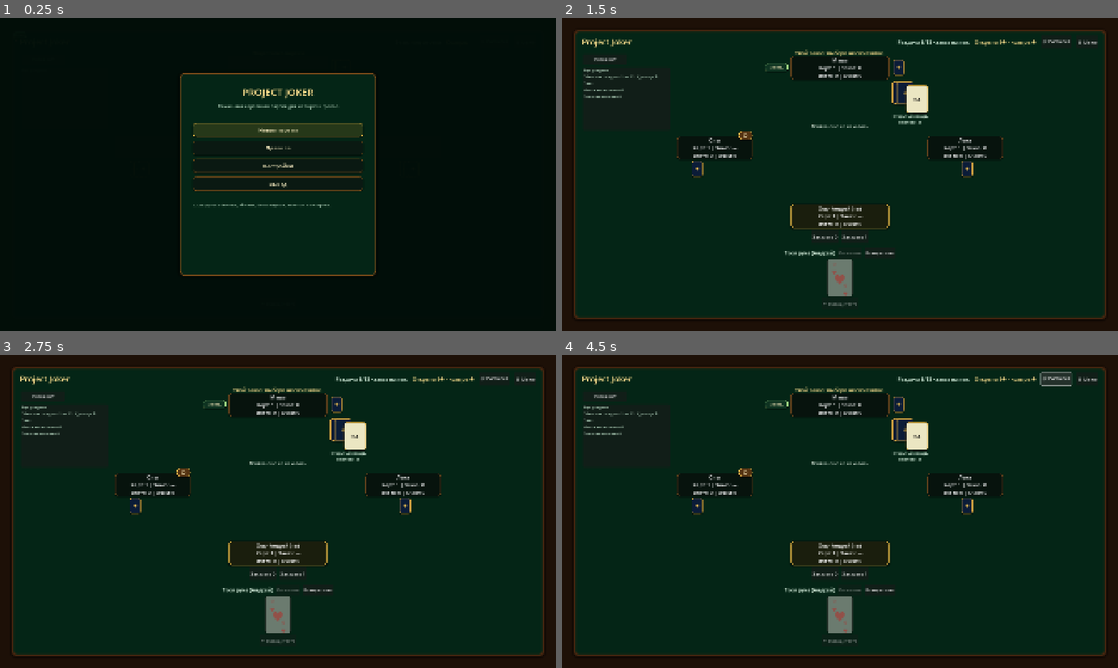
Above: before the commit, frames 1-4 (two rows, left to right).
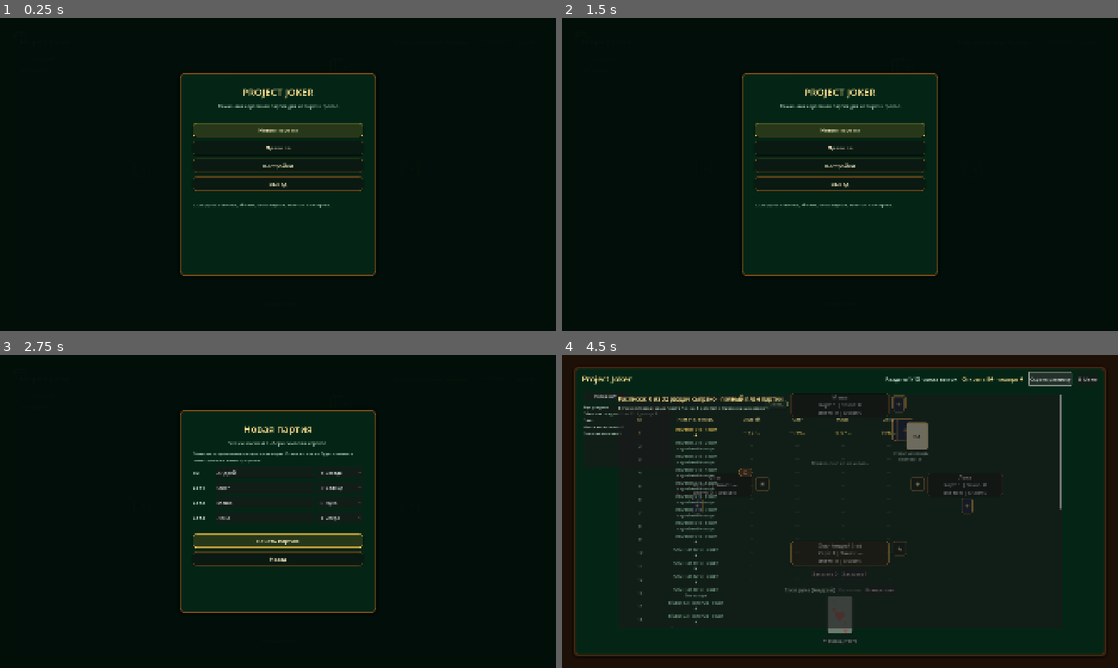
Above: after the commit, the same moments.

Repository: tv-bidosya/project-joker
Game: Godot game, scene res://Scenes/main.tscn
Same seed, same stepped clock (60 frames per second), same inputs: the game is played once before the commit and once after it.
Inputs (mouse positions are in pixels of both pictures, inside the frame that each line leads up to):
- Up to frame 1 (0.25 s): no input
- Up to frame 2 (1.5 s): click "Новая партия" at 0.5 s; click (840, 221) at 1.25 s, where only the run after the commit has a clickable "Назад"
- Up to frame 3 (2.75 s): click (278, 467) at 2 s, where only the run after the commit has a clickable "Новая партия"
- Up to frame 4 (4.5 s): click (840, 539) at 2.75 s, where only the run after the commit has a clickable "Начать партию"; click (1056, 380) at 3.5 s, where only the run before the commit has a clickable "📋 Расписка"; click "Скрыть расписку" (after the commit: "📋 Расписка") at 4.25 s

The runs differ from the first frame. In frame 2, 19% of the frame differs, in the area x 0-100%, y 0-100%; in frame 3, 18%; in frame 4, 5.4%.

Commit message:
feat: add player setup and reliable joker choices

Diff:
--- a/Scenes/main.tscn
+++ b/Scenes/main.tscn
@@ -137,19 +137,24 @@
 [node name="ActionLabel" type="Label" parent="Margin/TablePanel/TableContent"]
 unique_name_in_owner = true
 layout_mode = 1
-anchors_preset = 10
+anchors_preset = 12
 anchor_left = 0.5
+anchor_top = 1.0
 anchor_right = 0.5
-offset_left = -400.0
-offset_top = 60.0
-offset_right = 400.0
-offset_bottom = 82.0
-grow_horizontal = 2
+anchor_bottom = 1.0
+offset_left = -250.0
+offset_top = -296.0
+offset_right = 250.0
+offset_bottom = -270.0
+grow_horizontal = 2
+grow_vertical = 0
+mouse_filter = 2
 theme_override_colors/font_color = Color(0.97, 0.86, 0.55, 1)
-theme_override_font_sizes/font_size = 18
+theme_override_font_sizes/font_size = 15
 horizontal_alignment = 1
+vertical_alignment = 1
 text = "Подготовка партии"
-autowrap_mode = 2
+clip_text = true
 
 [node name="RoundHistoryToggleButton" type="Button" parent="Margin/TablePanel/TableContent"]
 unique_name_in_owner = true
@@ -280,6 +285,7 @@
 theme_override_constants/separation = 10
 
 [node name="HandTitle" type="Label" parent="Margin/TablePanel/TableContent/HandHeader"]
+unique_name_in_owner = true
 layout_mode = 2
 theme_override_colors/font_color = Color(0.85, 0.95, 0.88, 1)
 theme_override_font_sizes/font_size = 18
--- a/Scripts/core/GameManager.gd
+++ b/Scripts/core/GameManager.gd
@@ -38,6 +38,7 @@
 @onready var bid_controls: HBoxContainer = %BidControls
 @onready var joker_controls: GridContainer = %JokerControls
 @onready var hand_container: HBoxContainer = %HandContainer
+@onready var hand_title: Label = %HandTitle
 @onready var hand_sort_by_suit_button: Button = %HandSortBySuitButton
 @onready var hand_sort_trumps_left_button: Button = %HandSortTrumpsLeftButton
 @onready var undo_button: Button = %UndoButton
@@ -53,6 +54,8 @@
 var game := Game.new(PLAYER_NAMES)
 var player_labels: Array[Label] = []
 var player_panels: Array[PanelContainer] = []
+var avatar_badges: Array[PanelContainer] = []
+var avatar_labels: Array[Label] = []
 var trick_card_views: Array[CardView] = []
 var bot_card_back_holders: Array[Control] = []
 var deck_back_panels: Array[PanelContainer] = []
@@ -91,11 +94,16 @@
 var deck_trump_card_style: StyleBoxFlat
 var dealer_marker_style: StyleBoxFlat
 var lead_marker_style: StyleBoxFlat
+var avatar_badge_style: StyleBoxFlat
 var menu_overlay: Control
 var menu_panel: PanelContainer
 var menu_content: VBoxContainer
 var bot_speed_index := 1
 var is_pause_menu_open := false
+var configured_player_names: Array[String] = ["Андрей", "Олег", "Маша", "Лена"]
+var configured_avatar_indices: Array[int] = [0, 1, 2, 3]
+var new_game_name_inputs: Array[LineEdit] = []
+var new_game_avatar_selectors: Array[OptionButton] = []
 
 
 func _ready() -> void:
@@ -110,11 +118,15 @@
 	_run_round_history_checks()
 	_create_table_visual_styles()
 	_create_player_panels()
+	_create_player_avatar_badges()
 	_create_trick_slots()
 	_create_bot_card_backs()
 	_create_deck_visual()
 	_create_table_markers()
+	joker_controls.reparent(self)
 	_create_main_menu()
+	joker_controls.z_index = 80
+	joker_controls.mouse_filter = Control.MOUSE_FILTER_PASS
 	undo_button.pressed.connect(_on_undo_pressed)
 	score_sheet_toggle_button.pressed.connect(_on_score_sheet_toggle_pressed)
 	round_history_toggle_button.pressed.connect(_on_round_history_toggle_pressed)
@@ -139,6 +151,7 @@
 	deck_trump_card_style = _create_flat_style(Color(0.92, 0.9, 0.76, 1.0), Color(0.88, 0.68, 0.24, 1.0), 2, 8, 3)
 	dealer_marker_style = _create_flat_style(Color(0.33, 0.2, 0.07, 1.0), Color(0.96, 0.77, 0.31, 1.0), 2, 12, 3)
 	lead_marker_style = _create_flat_style(Color(0.055, 0.2, 0.13, 1.0), Color(0.64, 0.86, 0.52, 1.0), 1, 8, 2)
+	avatar_badge_style = _create_flat_style(Color(0.04, 0.1, 0.07, 1.0), Color(0.75, 0.58, 0.2, 1.0), 2, 6, 2)
 
 
 func _create_flat_style(
@@ -209,12 +222,85 @@
 	_clear_children(menu_content)
 	_add_menu_title("PROJECT JOKER", "Локальная карточная партия для четырёх игроков")
 	_add_menu_spacer(18.0)
-	_add_menu_button("Новая партия", _on_new_game_pressed, true)
+	_add_menu_button("Новая партия", _show_new_game_setup, true)
 	_add_menu_button("Правила", _show_rules_menu)
 	_add_menu_button("Настройки", _show_settings_menu)
 	_add_menu_button("Выход", _on_quit_pressed)
 	_add_menu_spacer(12.0)
 	_add_menu_label("32 раздачи: обычные, тёмные, бескозырные, золотые и мизерные.", 14, Color(0.72, 0.85, 0.76, 1.0))
+
+
+func _show_new_game_setup() -> void:
+	is_pause_menu_open = false
+	menu_overlay.visible = true
+	_clear_children(menu_content)
+	new_game_name_inputs.clear()
+	new_game_avatar_selectors.clear()
+	_add_menu_title("Новая партия", "Укажи имена и выбери символы игроков")
+	_add_menu_label("Символы — временные авторские аватары. Позже их можно будет заменить полноценными иллюстрациями.", 14, Color(0.72, 0.85, 0.76, 1.0))
+
+	for player_index in PLAYER_NAMES.size():
+		_add_new_game_player_row(player_index)
+
+	_add_menu_spacer(8.0)
+	_add_menu_button("Начать партию", _start_configured_new_game, true)
+	_add_menu_button("Назад", _build_main_menu_content)
+
+
+func _add_new_game_player_row(player_index: int) -> void:
+	var row := HBoxContainer.new()
+	row.add_theme_constant_override("separation", 10)
+	menu_content.add_child(row)
+
+	var role_label := Label.new()
+	role_label.text = "Ты" if player_index == HUMAN_PLAYER_INDEX else "Бот %d" % player_index
+	role_label.custom_minimum_size = Vector2(70.0, 38.0)
+	role_label.vertical_alignment = VERTICAL_ALIGNMENT_CENTER
+	role_label.add_theme_font_size_override("font_size", 16)
+	role_label.add_theme_color_override("font_color", Color(0.91, 0.96, 0.91, 1.0))
+	row.add_child(role_label)
+
+	var name_input := LineEdit.new()
+	name_input.text = configured_player_names[player_index]
+	name_input.placeholder_text = "Имя игрока"
+	name_input.max_length = 16
+	name_input.custom_minimum_size = Vector2(250.0, 38.0)
+	name_input.size_flags_horizontal = Control.SIZE_EXPAND_FILL
+	name_input.add_theme_font_size_override("font_size", 17)
+	row.add_child(name_input)
+	new_game_name_inputs.append(name_input)
+
+	var avatar_selector := OptionButton.new()
+	avatar_selector.custom_minimum_size = Vector2(156.0, 38.0)
+	avatar_selector.add_theme_font_size_override("font_size", 16)
+	for avatar_index in 4:
+		avatar_selector.add_item(_get_avatar_option_label(avatar_index))
+	avatar_selector.selected = configured_avatar_indices[player_index]
+	row.add_child(avatar_selector)
+	new_game_avatar_selectors.append(avatar_selector)
+
+
+func _start_configured_new_game() -> void:
+	for player_index in PLAYER_NAMES.size():
+		var selected_name: String = new_game_name_inputs[player_index].text.strip_edges()
+		configured_player_names[player_index] = selected_name if not selected_name.is_empty() else str(PLAYER_NAMES[player_index])
+		configured_avatar_indices[player_index] = new_game_avatar_selectors[player_index].selected
+
+	_on_new_game_pressed()
+
+
+func _get_avatar_option_label(avatar_index: int) -> String:
+	match avatar_index:
+		0:
+			return "★ Звезда"
+		1:
+			return "☀ Солнце"
+		2:
+			return "☾ Луна"
+		3:
+			return "✦ Искра"
+
+	return "• Символ"
 
 
 func _show_rules_menu() -> void:
@@ -417,7 +503,7 @@
 
 
 func _reset_game_session() -> void:
-	game = Game.new(PLAYER_NAMES)
+	game = Game.new(configured_player_names)
 	normal_round_index = 0
 	dark_round_index = -1
 	no_trump_round_index = -1
@@ -941,7 +1027,15 @@
 			game.trump_card.get_card_name(),
 			game.current_round.get_trump_name()
 		]
-	action_label.visible = game.current_round.state != Round.State.FINISHED
+	var should_show_action_label := (
+		game.current_round.state == Round.State.PLAYING
+		and pending_joker_card == null
+		and (
+			_get_current_player_index() == HUMAN_PLAYER_INDEX
+			or is_trick_presentation_active
+		)
+	)
+	action_label.visible = should_show_action_label
 	action_label.text = action_text
 	pause_menu_button.disabled = is_processing_automatic_actions
 
@@ -981,6 +1075,7 @@
 			]
 
 	_refresh_bot_card_backs()
+	_refresh_player_avatar_badges()
 	_refresh_table_markers()
 
 
@@ -989,6 +1084,59 @@
 		return active_human_player_panel_style if is_current else human_player_panel_style
 
 	return active_player_panel_style if is_current else player_panel_style
+
+
+func _get_player_avatar_symbol(player_index: int) -> String:
+	if player_index < 0 or player_index >= configured_avatar_indices.size():
+		return "•"
+
+	match configured_avatar_indices[player_index]:
+		0:
+			return "★"
+		1:
+			return "☀"
+		2:
+			return "☾"
+		3:
+			return "✦"
+
+	return "•"
+
+
+func _create_player_avatar_badges() -> void:
+	for player_index in PLAYER_NAMES.size():
+		var badge := PanelContainer.new()
+		badge.tooltip_text = "Аватар игрока"
+		badge.add_theme_stylebox_override("panel", avatar_badge_style)
+		_place_player_avatar_badge(badge, player_index)
+
+		var avatar_label := Label.new()
+		avatar_label.horizontal_alignment = HORIZONTAL_ALIGNMENT_CENTER
+		avatar_label.vertical_alignment = VERTICAL_ALIGNMENT_CENTER
+		avatar_label.add_theme_font_size_override("font_size", 22)
+		avatar_label.add_theme_color_override("font_color", Color(0.98, 0.9, 0.6, 1.0))
+		badge.add_child(avatar_label)
+		players_container.add_child(badge)
+		avatar_badges.append(badge)
+		avatar_labels.append(avatar_label)
+
+
+func _refresh_player_avatar_badges() -> void:
+	for player_index in avatar_badges.size():
+		avatar_badges[player_index].tooltip_text = "Аватар: %s" % game.players[player_index].display_name
+		avatar_labels[player_index].text = _get_player_avatar_symbol(player_index)
+
+
+func _place_player_avatar_badge(badge: PanelContainer, player_index: int) -> void:
+	match player_index:
+		HUMAN_PLAYER_INDEX:
+			_set_control_layout(badge, 0.5, 1.0, 0.5, 1.0, 182.0, -388.0, 230.0, -340.0)
+		1:
+			_set_control_layout(badge, 0.0, 0.0, 0.0, 0.0, 620.0, 374.0, 668.0, 422.0)
+		2:
+			_set_control_layout(badge, 0.5, 0.0, 0.5, 0.0, 180.0, 92.0, 228.0, 140.0)
+		3:
+			_set_control_layout(badge, 1.0, 0.0, 1.0, 0.0, -668.0, 374.0, -620.0, 422.0)
 
 
 func _refresh_table() -> void:
@@ -1109,9 +1257,11 @@
 	for completed_round in round_history:
 		completed_rounds[int(completed_round["round_number"])] = completed_round
 
-	var header_texts := ["№", "Раздача / козырь", "Андрей", "Олег", "Маша", "Лена"]
+	var header_texts := ["№", "Раздача / козырь"]
+	for player_index in game.players.size():
+		header_texts.append(game.players[player_index].display_name)
 	for header_index in header_texts.size():
-		_add_score_sheet_cell(header_texts[header_index], true, false, false, 220.0 if header_index == 1 else 112.0)
+		_add_score_sheet_cell(header_texts[header_index], true, false, false, 220.0 if header_index == 1 else 150.0)
 
 	for round_number in range(1, TOTAL_ROUND_COUNT + 1):
 		var round_plan: Dictionary = _get_planned_round(round_number)
@@ -1409,10 +1559,17 @@
 
 func _refresh_joker_controls() -> void:
 	_clear_children(joker_controls)
+
+	if pending_joker_card == null:
+		# Верхний слой выбора Джокера не должен перекрывать обычные кнопки,
+		# когда игрок ещё не выбирает его условие.
+		joker_controls.visible = false
+		joker_controls.mouse_filter = Control.MOUSE_FILTER_IGNORE
+		return
+
+	joker_controls.visible = true
+	joker_controls.mouse_filter = Control.MOUSE_FILTER_STOP
 	_place_joker_controls()
-
-	if pending_joker_card == null:
-		return
 
 	if game.active_trick == null:
 		if pending_joker_suit < 0:
@@ -1439,15 +1596,16 @@
 
 	if is_leading_joker_choice:
 		joker_controls.columns = 1
-		_set_control_layout(joker_controls, 0.0, 0.0, 0.0, 0.0, 24.0, 360.0, 344.0, 742.0)
+		_set_control_layout(joker_controls, 0.0, 0.0, 0.0, 0.0, 64.0, 400.0, 384.0, 782.0)
 		return
 
 	joker_controls.columns = 2
-	_set_control_layout(joker_controls, 0.5, 1.0, 0.5, 1.0, -300.0, -300.0, 300.0, -254.0)
+	_set_control_layout(joker_controls, 0.5, 1.0, 0.5, 1.0, -330.0, -340.0, 330.0, -288.0)
 
 
 func _refresh_hand() -> void:
 	_clear_children(hand_container)
+	hand_title.text = "Твоя рука (%s)" % game.players[HUMAN_PLAYER_INDEX].display_name
 
 	if _is_dark_round() and not game.cards_are_dealt:
 		var hidden_cards_label := Label.new()
@@ -1788,6 +1946,11 @@
 func _add_joker_suit_button(label: String, suit: int) -> void:
 	var suit_button := Button.new()
 	suit_button.text = label
+	suit_button.custom_minimum_size = Vector2(0.0, 44.0)
+	suit_button.size_flags_horizontal = Control.SIZE_EXPAND_FILL
+	suit_button.disabled = false
+	suit_button.mouse_filter = Control.MOUSE_FILTER_STOP
+	suit_button.z_index = 1
 
 	if suit < 0:
 		suit_button.pressed.connect(_on_joker_suit_reset)
@@ -1811,6 +1974,11 @@
 ) -> void:
 	var choice_button := Button.new()
 	choice_button.text = label
+	choice_button.custom_minimum_size = Vector2(0.0, 44.0)
+	choice_button.size_flags_horizontal = Control.SIZE_EXPAND_FILL
+	choice_button.disabled = false
+	choice_button.mouse_filter = Control.MOUSE_FILTER_STOP
+	choice_button.z_index = 1
 	choice_button.pressed.connect(_on_joker_choice.bind(mode, declared_suit, forced_card_rank))
 	joker_controls.add_child(choice_button)
 
Not shown, changed: README.md
